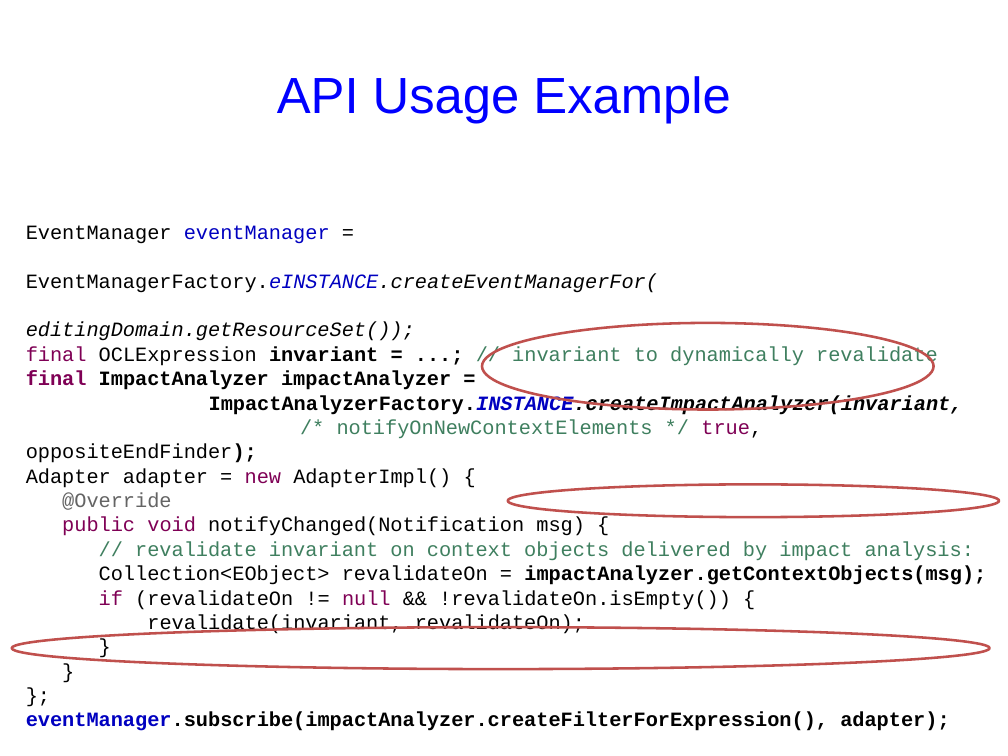
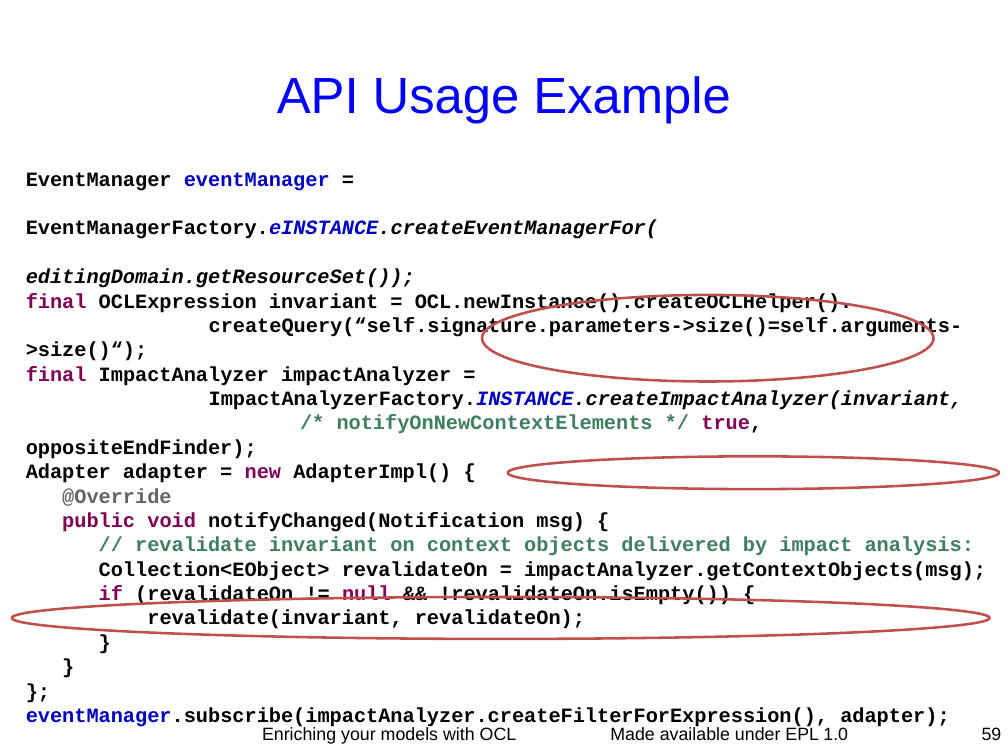
Before and after one commit to eclipse-ocl/ocl-website, a slide deck: slide 59 of ocl/docs/publications/ESE2010LongTalk/EnrichingWithOCL.odp. Drawn at 1008x756 pixels with LibreOffice and Linux fonts; fonts in the diff are those of the drawing. Boxes give left, top, right and bottom in pixels: in the first picture for what was removed or moved away, otherwise in the second. Text is boxed around its words. In the diff, an @@ line names an element or a change of style, - is before the commit and + after.

```diff
--- a/ocl/docs/publications/ESE2010LongTalk/EnrichingWithOCL.odp
+++ b/ocl/docs/publications/ESE2010LongTalk/EnrichingWithOCL.odp
@@ text "EventManager eventManager =": place and size @@
-text "EventManager eventManager =" at <box>26,225,986,635</box>
+text "EventManager eventManager =" at <box>26,172,986,729</box>
@@ text at <box>26,172,986,629</box>: bold on in "EventManager eventManager =", "EventManagerFactory.eINSTANCE.createEventManagerFor(", "editingDomain.getResourceSet());", "/* notifyOnNewContextElements */ true, oppositeEndFinder);" and 10 more places @@
@@ text at <box>26,293,963,361</box>: text changed; text colour #3F7F5F to #000000; bold on @@
-final OCLExpression invariant = ...; // invariant to dynamically revalidate
+final OCLExpression invariant = OCL.newInstance().createOCLHelper().
+createQuery(“self.signature.parameters->size()=self.arguments->size()“);
@@ 3 ellipses: place and size @@
-3 ellipses at <box>12,323,999,670</box>
+3 ellipses at <box>12,295,999,639</box>
@@ text added at <box>262,727,517,744</box>, 14 pt, text #000000 @@
+Enriching your models with OCL
@@ text added at <box>610,727,848,740</box>, 14 pt, text #000000 @@
+Made available under EPL 1.0
@@ page number added at <box>982,727,1002,740</box>, 14 pt, text #000000 @@
+59
```
Also in this commit, not shown: 15 other slides changed, 1 slide added, 1 slide removed.
